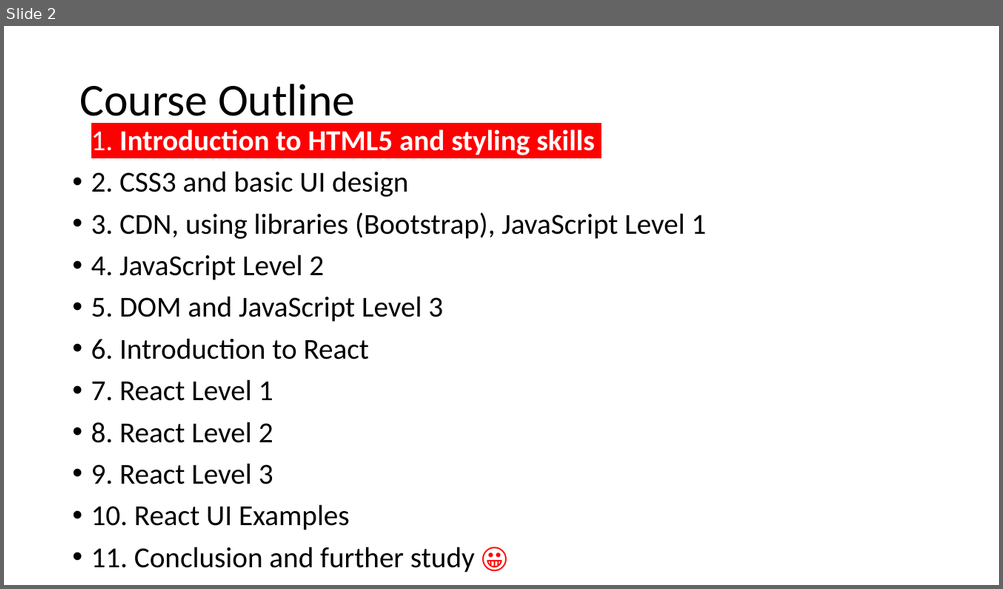
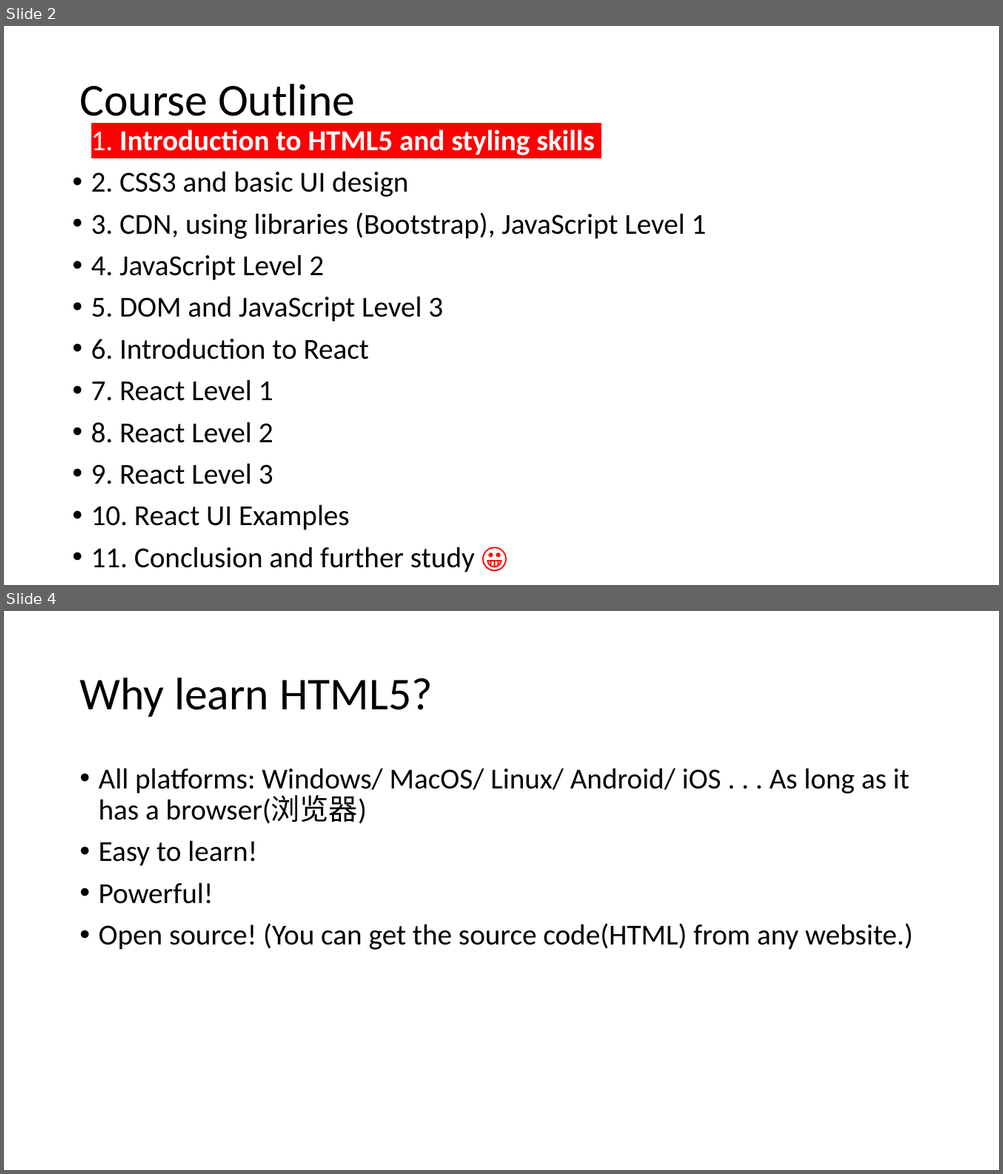
Before and after one commit to PolarisStudio/LGUReact, a slide deck: L1.pptx. Shown one above the other, each under a label of ours: slide 2 before the commit, slides 2 and 4 after it; the slides between them are not shown. The pictures are 1003x589 and 1003x1174 pixels, drawn with LibreOffice and Linux fonts; fonts in the diff are those of the drawing. Boxes give left, top, right and bottom in pixels: in the first picture for what was removed or moved away, otherwise in the second. Text is boxed around its words. In the diff, an @@ line names an element or a change of style, - is before the commit and + after.

```diff
--- a/L1.pptx
+++ b/L1.pptx
@@ slide 4 added at bbox=[4, 611, 999, 1170], background #FFFFFF @@
@@ title added at bbox=[79, 678, 432, 717], 44 pt, text #000000 @@
+Why learn HTML5?
@@ text added at bbox=[99, 768, 913, 950], 28 pt, text #000000 @@
+• All platforms: Windows/ MacOS/ Linux/ Android/ iOS . . . As long as it has a browser(浏览器)
+• Easy to learn!
+• Powerful!
+• Open source! (You can get the source code(HTML) from any website.)
```
Also in this commit, not shown: 19 other slides added, 1 slide removed.
